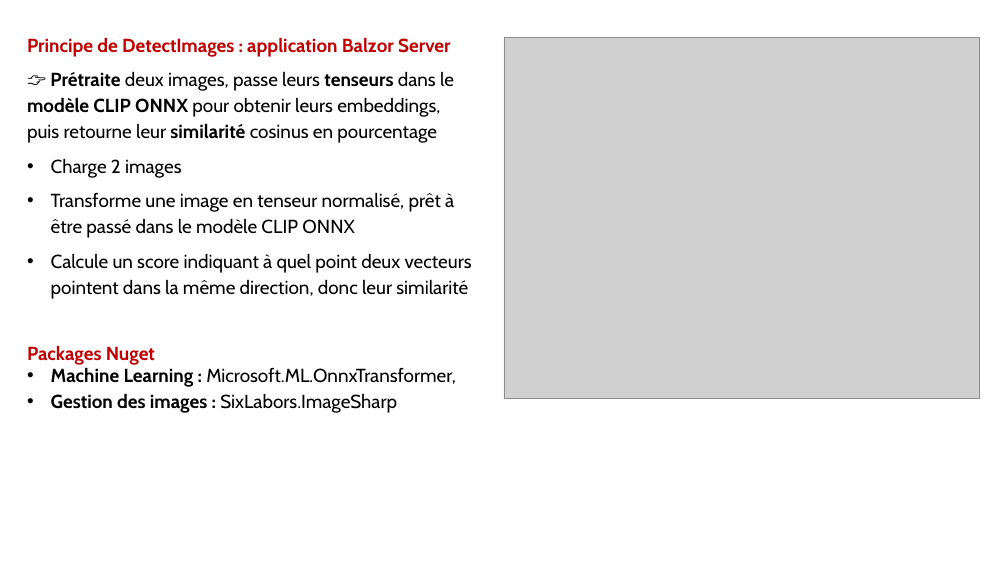
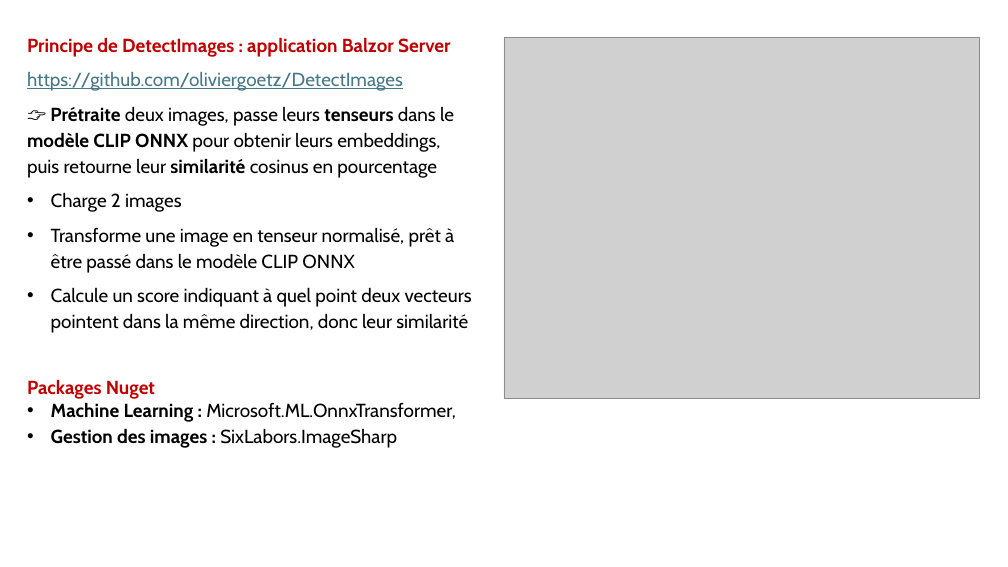
Before and after one commit to oliviergoetz/DetectImages, a slide deck: slide 6 of Détection de doublons d’images par ressemblance.pptx. Drawn at 1008x567 pixels with LibreOffice and Linux fonts; fonts in the diff are those of the drawing; grey boxes stand for pictures. Boxes give left, top, right and bottom in pixels: in the first picture for what was removed or moved away, otherwise in the second. Text is boxed around its words. In the diff, an @@ line names an element or a change of style, - is before the commit and + after.

```diff
--- a/Détection de doublons d’images par ressemblance.pptx
+++ b/Détection de doublons d’images par ressemblance.pptx
@@ text at (x1=27, y1=72, x2=403, y2=91): paragraph added @@
+https://github.com/oliviergoetz/DetectImages
```
Also in this commit, not shown: 7 other files.
